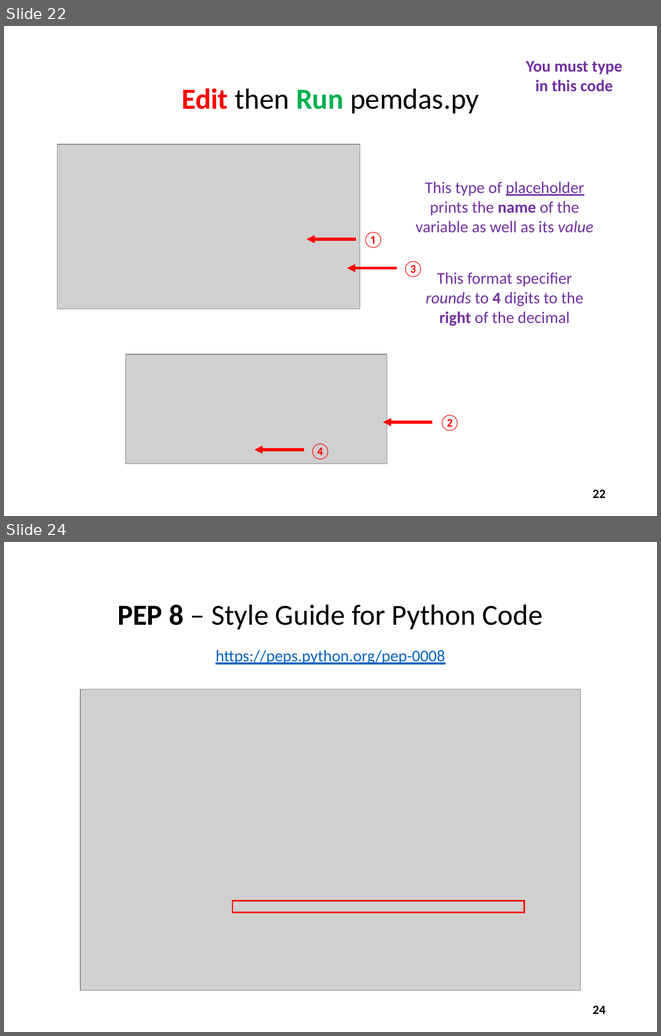
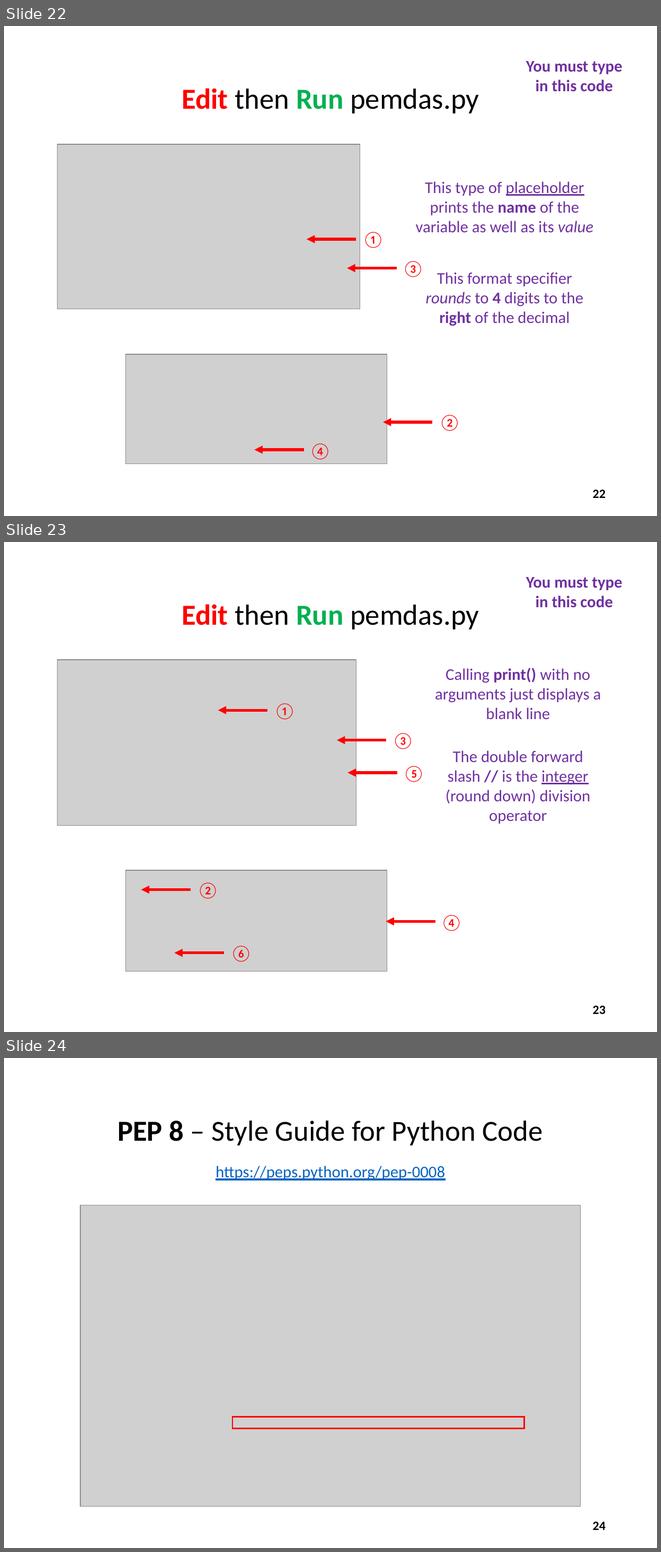
Before and after one commit to dbiersach/scicomp101, a slide deck: Session 02 - Python Fundamentals/Session 02 - Python Fundamentals.pptx. Shown one above the other, each under a label of ours: slides 22 and 24 before the commit, slides 22, 23 and 24 after it; the slides between them are not shown. The pictures are 661x1036 and 661x1552 pixels, drawn with LibreOffice and Linux fonts; fonts in the diff are those of the drawing; grey boxes stand for pictures. Boxes give left, top, right and bottom in pixels: in the first picture for what was removed or moved away, otherwise in the second. Text is boxed around its words. In the diff, an @@ line names an element or a change of style, - is before the commit and + after.

Commit message:
Add integer division

```diff
--- a/Session 02 - Python Fundamentals/Session 02 - Python Fundamentals.pptx
+++ b/Session 02 - Python Fundamentals/Session 02 - Python Fundamentals.pptx
@@ slide 23 added at (4,542,657,1032), background #FFFFFF @@
@@ text added at (526,577,622,608), 18 pt, text #7030A0, bold @@
+You must type in this code
@@ title added at (182,604,479,629), 32 pt, text #000000 @@
+Edit then Run pemdas.py
@@ picture added at (57,660,356,826) @@
@@ text added at (435,668,601,719), 18 pt, text #7030A0 @@
+Calling print() with no arguments just displays a blank line
@@ arrow added from (268, 710) to (218, 710), #FF0000 3 pt @@
@@ text added at (274,703,296,720), 18 pt, text #FF0000 @@
+①
@@ arrow added from (387, 740) to (337, 740), #FF0000 3 pt @@
@@ text added at (392,733,414,749), 18 pt, text #FF0000 @@
+③
@@ text added at (445,750,591,803), 18 pt, text #7030A0 @@
+The double forward slash // is the integer (round down) division operator
@@ arrow added from (397, 773) to (347, 773), #FF0000 3 pt @@
@@ text added at (403,766,425,782), 18 pt, text #FF0000 @@
+⑤
@@ picture added at (126,870,387,971) @@
@@ arrow added from (191, 889) to (141, 889), #FF0000 3 pt @@
@@ text added at (197,882,219,899), 18 pt, text #FF0000 @@
+②
@@ arrow added from (435, 921) to (386, 921), #FF0000 3 pt @@
@@ text added at (441,915,462,931), 18 pt, text #FF0000 @@
+④
@@ arrow added from (224, 953) to (175, 953), #FF0000 3 pt @@
@@ text added at (230,945,252,962), 18 pt, text #FF0000 @@
+⑥
@@ page number added at (593,1005,606,1014), 14 pt, text #000000, bold @@
+23
```
Also in this commit, not shown: 2 slides changed.
